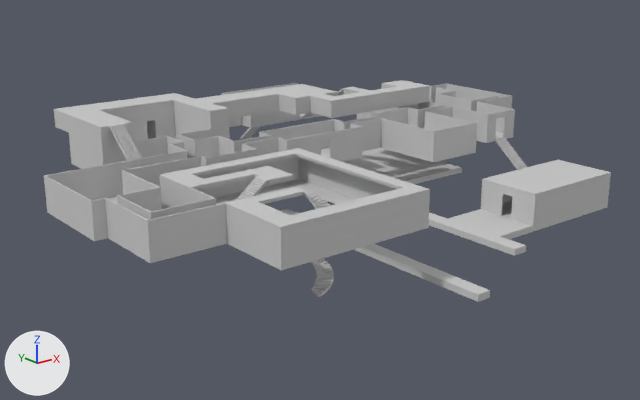
The FBX model exit mask/Assets/Models/Level Parts/incubator.FBX as it was, and as the next commit left it.
One viewpoint serves both versions: a 50 mm camera at (-59.9, -64.2, 27.1) aimed at (1.4, 12.4, -3.6). Arrows for +X, +Y and +Z are at lower left; the lights stay in place. Where no turn or scale is listed for an object, it has been applied to the vertices. Vertices at the same position are counted once.

Objects in the first picture: 'Line003'.
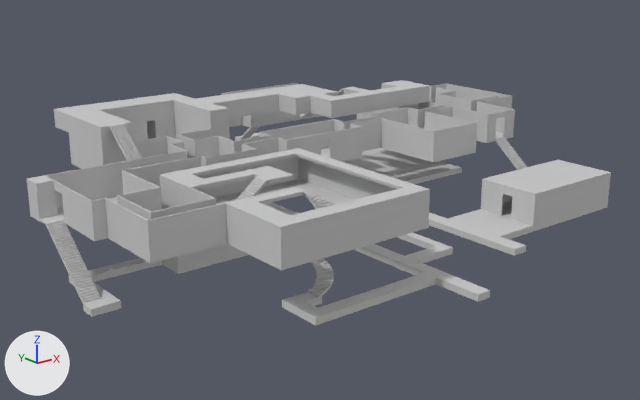
Scene script edits in JSON lines:
```json
{"block": "me_mesh", "where": "# used by ob_line003; location = (-4.25, 9.64, 1.82)"}
{"op": "remove", "block": "me_mesh", "code": "me_mesh.from_pydata(...)  # 1858 vertices, 1278 faces; spans x -26.3..38.5, y -26.7..35.1, z -6.4..5.1"}
{"op": "add", "block": "me_mesh", "code": "me_mesh.from_pydata(...)  # 2167 vertices, 1521 faces; spans x -27.9..38.5, y -26.7..36.7, z -6.4..5.1"}
{"block": "me_mesh", "change": "me_mesh part 1: a new loose piece of 134 vertices spanning x -27.9..-26.3, y -6.9..1.4, z -5.7..-0.3, in mat_24___default (light grey #cacaca)"}
{"block": "me_mesh", "change": "me_mesh part 2: 8 vertices moved from x -11.4..1.3, y -18.3..3.2, z -6.4..-5.5 to x -11.4..1.3, y -18.4..13.4, z -6.4..-5.5; 1 vertex removed from x -25.0, y -7.9, z -0.3; 168 vertices added at x -27.9..6.8, y -21.5..5.8, z -6.4..3.0"}
```

Pixel boxes (x1, y1, x2, y2) of what changed, in the pictures (640 x 400 px):
```json
{"object": "Line003", "change": "reshaped", "before": [44, 80, 611, 302], "after": [27, 80, 611, 326], "on screen": "11% taller"}
{"part": 1, "of": "me_mesh", "change": "added", "after": [39, 215, 101, 303]}
{"part": 2, "of": "me_mesh", "change": "built on", "before": [113, 203, 322, 297], "after": [27, 114, 526, 326]}
```
